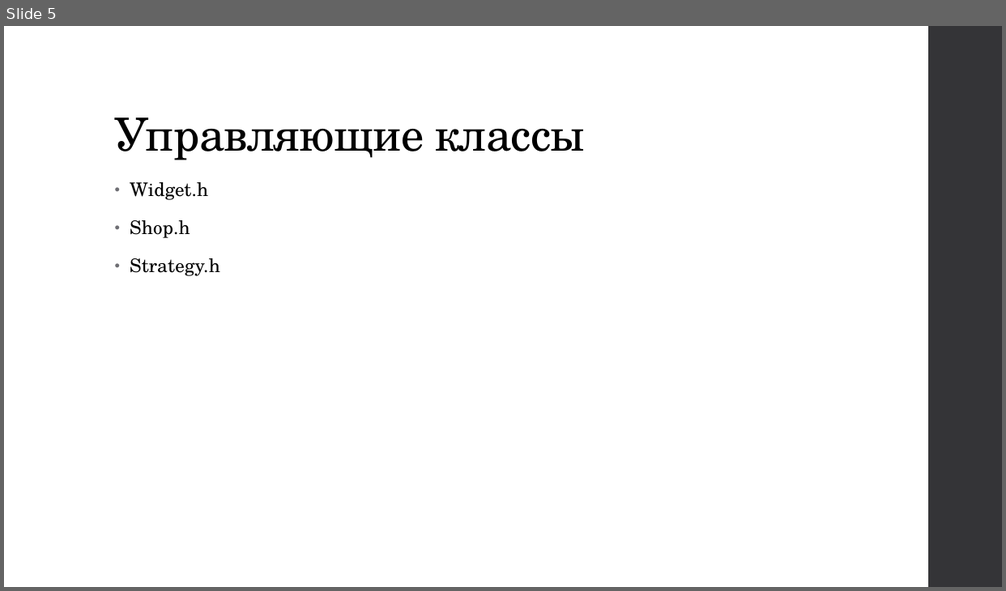
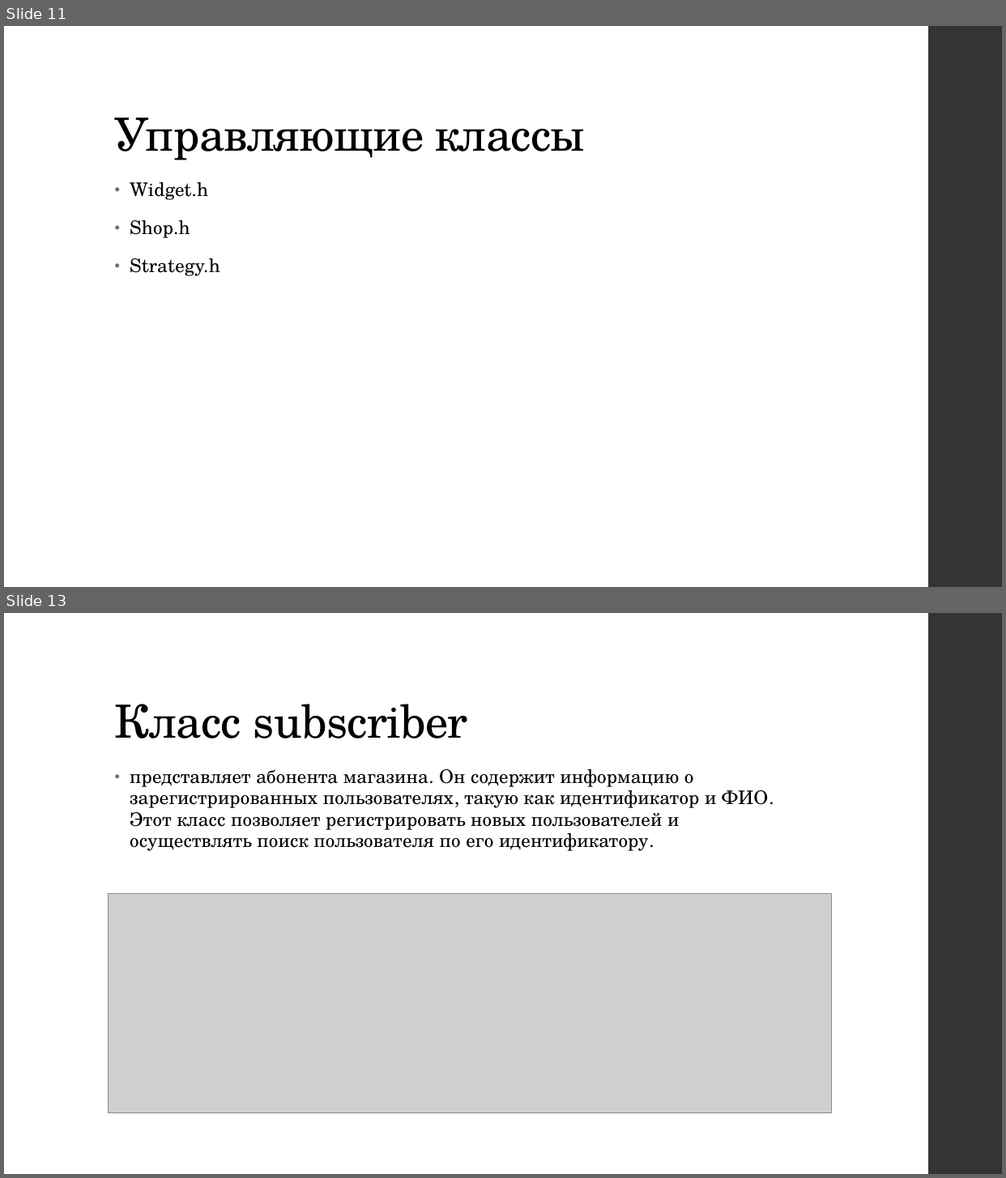
Before and after one commit to ewokasi/Vyzovskoe3-4, a slide deck: 5 сем/ООП Курсач/курсовая.pptx. Shown one above the other, each under a label of ours: slide 5 before the commit, slides 11 and 13 after it; the slides between them are not shown. The pictures are 1006x591 and 1006x1178 pixels, drawn with LibreOffice and Linux fonts; fonts in the diff are those of the drawing; grey boxes stand for pictures. Boxes give left, top, right and bottom in pixels: in the first picture for what was removed or moved away, otherwise in the second. Text is boxed around its words. In the diff, an @@ line names an element or a change of style, - is before the commit and + after.

```diff
--- a/5 сем/ООП Курсач/курсовая.pptx
+++ b/5 сем/ООП Курсач/курсовая.pptx
@@ slide 13 added at [4, 613, 1002, 1174], background #FFFFFF; not listed: 1 template element that a slide beside it also shows @@
@@ title added at [115, 704, 468, 739], 44 pt, text #000000 @@
+Класс subscriber
@@ text added at [130, 769, 768, 851], 18 pt, text #000000 @@
+• представляет абонента магазина. Он содержит информацию о зарегистрированных пользователях, такую как идентификатор и ФИО. Этот класс позволяет регистрировать новых пользователей и осуществлять поиск пользователя по его идентификатору.
@@ picture added at [108, 894, 832, 1113] @@
@@ what was slide 5 is now slide 11 @@
```
Also in this commit, not shown: 1 slide changed, 16 other slides added, 6 slides removed, 3 other files.
